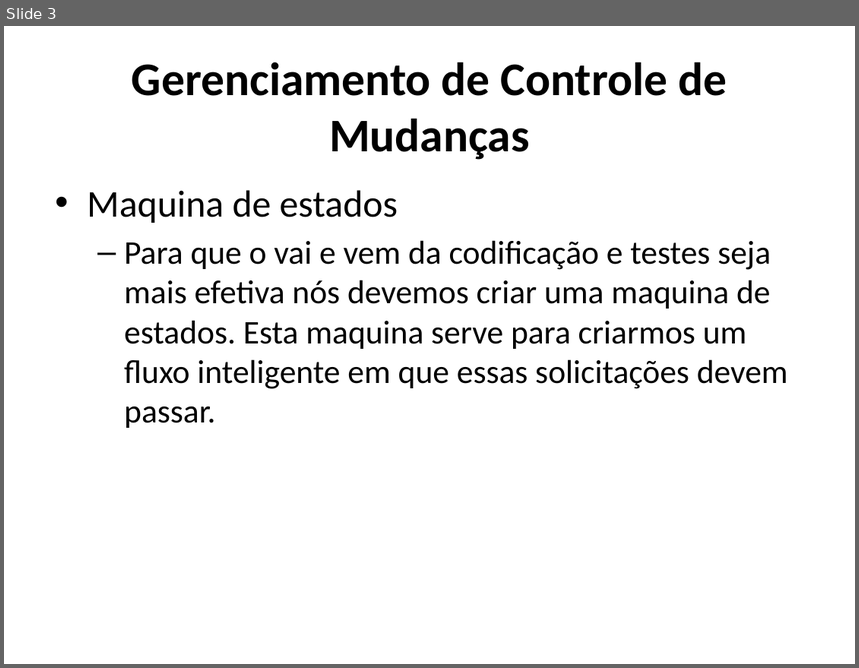
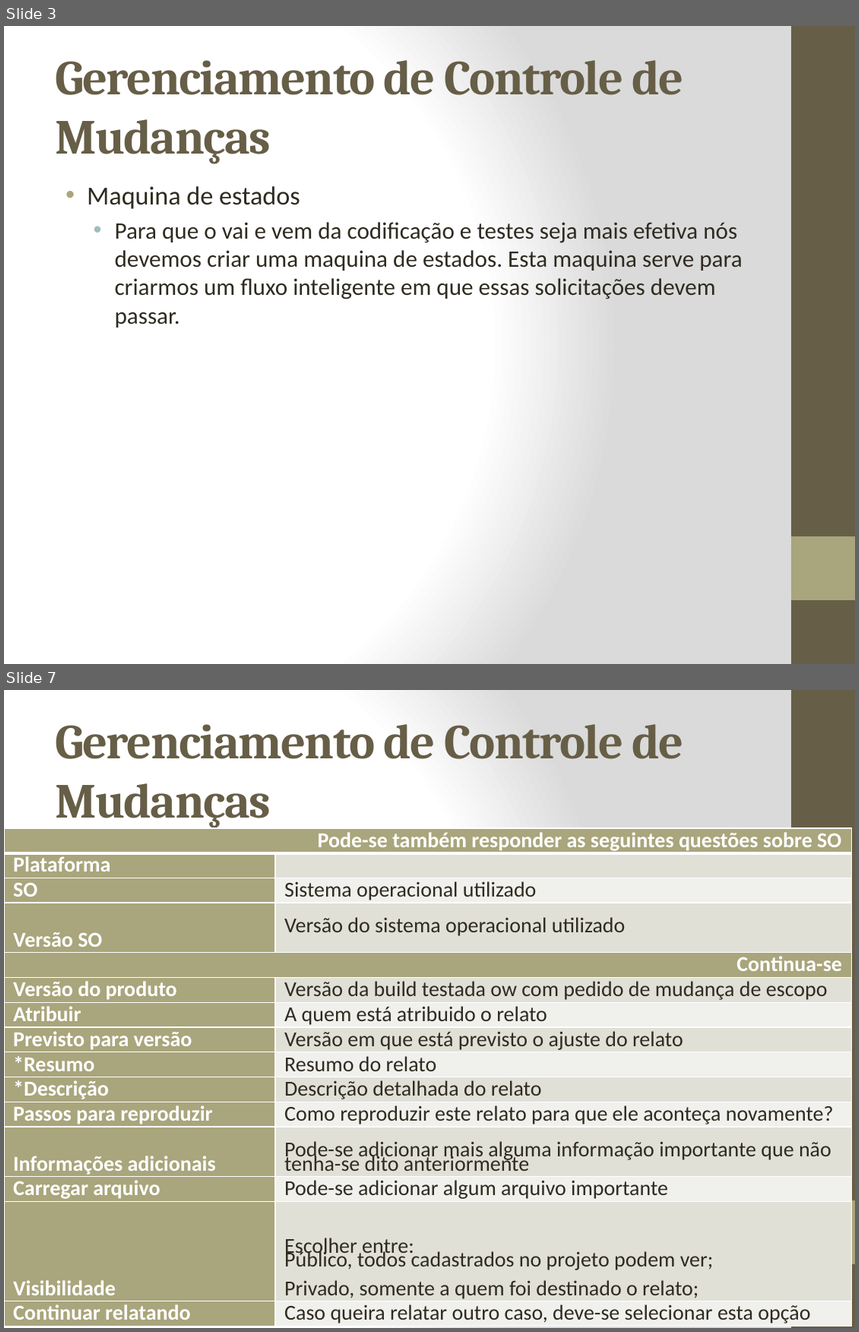
Before and after one commit to carlosneo/dotprojecteap, a slide deck: Dot Project EAP/4. System Management/Gerência de configuração/Gerencia de configuração e mudança de software.pptx. Shown one above the other, each under a label of ours: slide 3 before the commit, slides 3 and 7 after it; the slides between them are not shown. The pictures are 859x668 and 859x1332 pixels, drawn with LibreOffice and Linux fonts; fonts in the diff are those of the drawing. Boxes give left, top, right and bottom in pixels: in the first picture for what was removed or moved away, otherwise in the second. Text is boxed around its words. In the diff, an @@ line names an element or a change of style, - is before the commit and + after.

Commit message:
Atualização do documento DPEAP_PGC_20111201.doc       *portugues Atualização do documento Gerencia de configuração e mudança de software.pptx       *mais informações

```diff
--- a/Dot Project EAP/4. System Management/Gerência de configuração/Gerencia de configuração e mudança de software.pptx
+++ b/Dot Project EAP/4. System Management/Gerência de configuração/Gerencia de configuração e mudança de software.pptx
@@ slide 7 added at (4,690,855,1328), background gradient #FFFFFF to #DADADA; not listed: 2 template elements that a slide beside it also shows @@
@@ title added at (55,724,683,828), 41.4 pt, text #675E47, bold @@
+Gerenciamento de Controle de Mudanças
@@ table added at (4,828,852,1327), 15 rows, 2 columns @@
+Pode-se também responder as seguintes questões sobre SO | 
+Plataforma | 
+SO | Sistema operacional utilizado
+Versão SO | Versão do sistema operacional utilizado
+Continua-se | 
+Versão do produto | Versão da build testada ow com pedido de mudança de escopo
+Atribuir | A quem está atribuido o relato
+Previsto para versão | Versão em que está previsto o ajuste do relato
+*Resumo | Resumo do relato
+*Descrição | Descrição detalhada do relato
+Passos para reproduzir | Como reproduzir este relato para que ele aconteça novamente?
+Informações adicionais | Pode-se adicionar mais alguma informação importante que não tenha-se dito anteriormente
+Carregar arquivo | Pode-se adicionar algum arquivo importante
+Visibilidade | Escolher entre: / Público, todos cadastrados no projeto podem ver; / Privado, somente a quem foi destinado o relato;
+Continuar relatando | Caso queira relatar outro caso, deve-se selecionar esta opção
@@ slide 3 changed as well @@
@@ background #FFFFFF to gradient #FFFFFF to #DADADA @@
@@ rectangle added at (791,26,855,664), fill #675E47 @@
@@ title "Gerenciamento de Controle de Mudanças" at (55,60,683,164): size 39.6 to 41.4 pt, font Calibri to Cambria, text colour #000000 to #675E47, letter spacing 0 to -1 pt; alignment centre to left @@
@@ text "Maquina de estados" at (87,186,742,328): size 32 to 22 pt in "Maquina de estados"; text colour #000000 to #2F2B20, size 28 to 20 pt; indent changed; less space between paragraphs; bullet – to • @@
@@ rectangle added at (791,537,855,601), fill #A9A57C @@
```
Also in this commit, not shown: 2 other slides changed, 6 other slides added, 1 slide removed, 1 other file.
